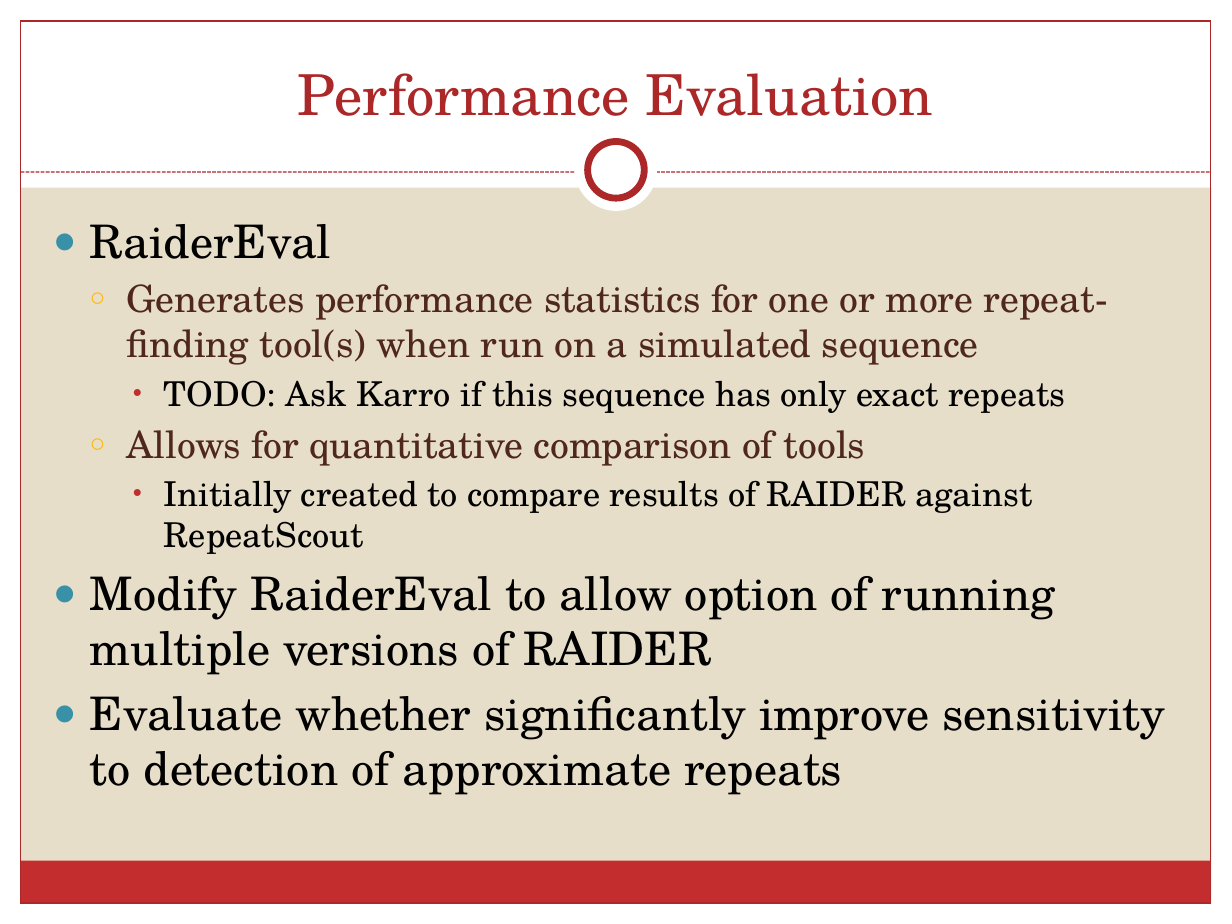
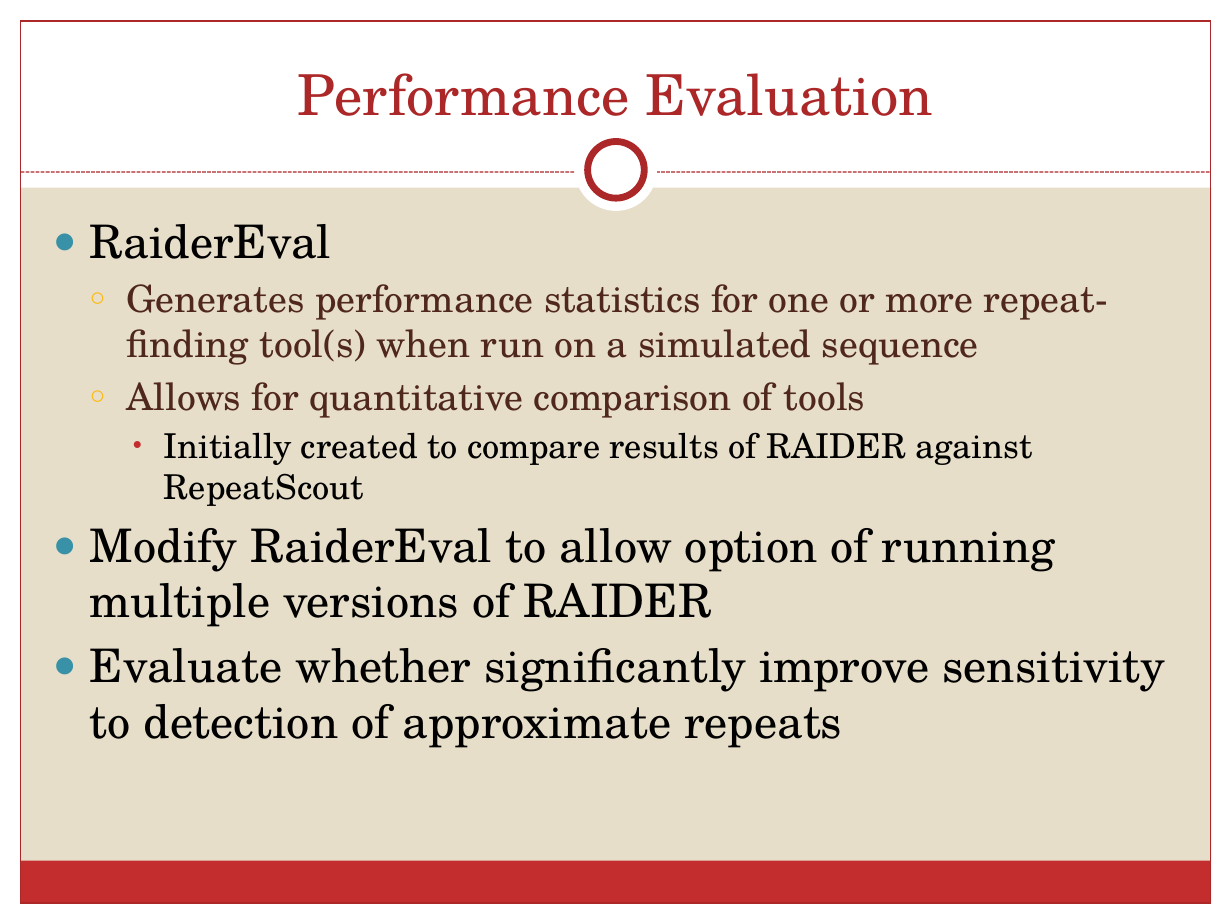
Before and after one commit to schaefce/proposal, a slide deck: slide 17 of SchaefferProposal.pptx (slide 16 before the commit). Drawn at 1232x924 pixels with LibreOffice and Linux fonts; fonts in the diff are those of the drawing. Boxes give left, top, right and bottom in pixels: in the first picture for what was removed or moved away, otherwise in the second. Text is boxed around its words. In the diff, an @@ line names an element or a change of style, - is before the commit and + after.

```diff
--- a/SchaefferProposal.pptx
+++ b/SchaefferProposal.pptx
@@ text at (164,380,1065,413): paragraph removed @@
-    • TODO: Ask Karro if this sequence has only exact repeats
```
Also in this commit, not shown: 9 other slides changed, 2 slides added, 10 other files.
